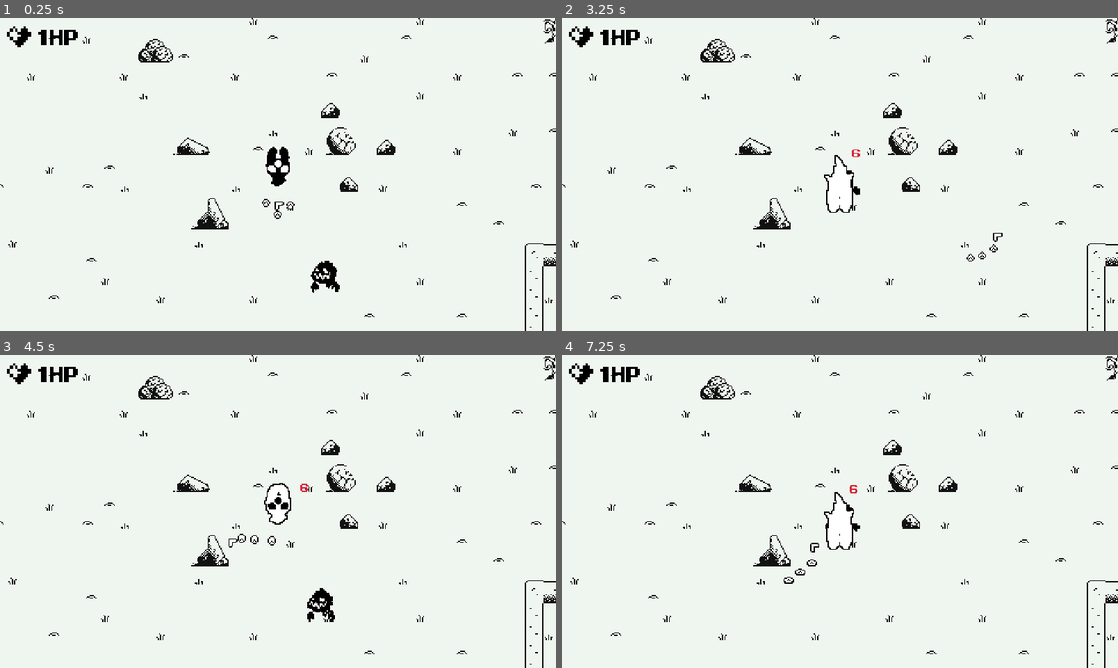
Above: before the commit, frames 1-4 (two rows, left to right).
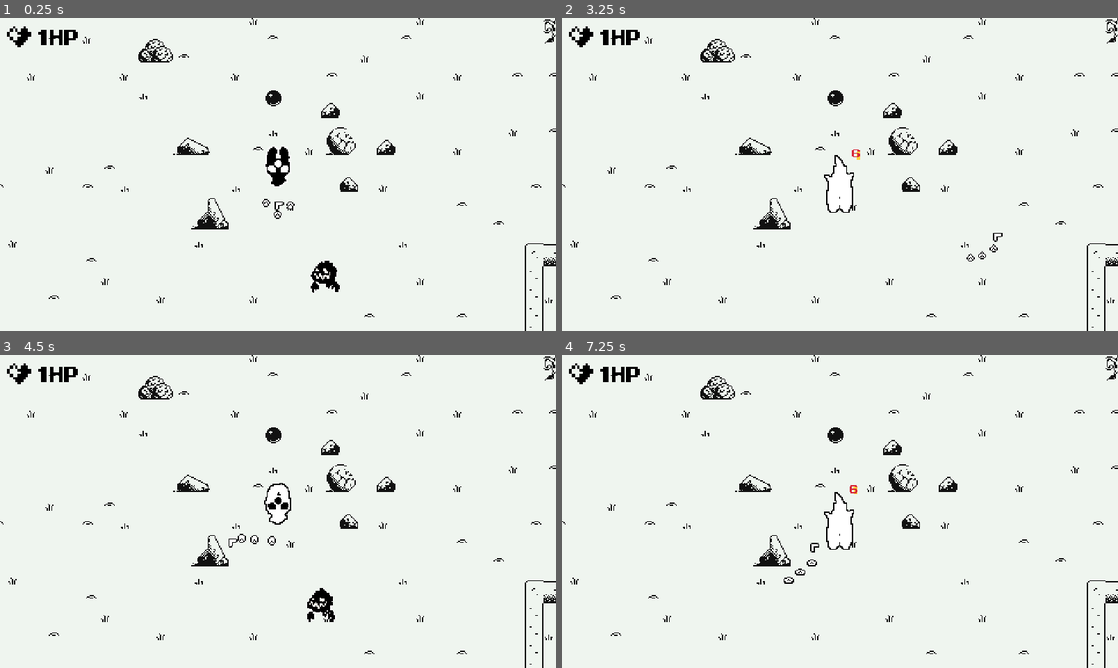
Above: after the commit, the same moments.

Repository: barssbekk/motherBaby
Game: Godot game, scene res://game.tscn
Two runs of this game, one before a commit and one after it. Both use one fixed random seed, a clock stepped at 60 frames per second and the inputs below. The engine's default icon, where the game draws it, is replaced by a stand-in: a white triangle on a blue panel in a dark square.
Inputs:
- Up to frame 1 (0.25 s): no input
- Up to frame 2 (3.25 s): hold Right (arrow_right) 0.53-1.28 s; hold Down (arrow_down) 1.28-2.03 s; hold Right (arrow_right) 2.03-2.78 s; hold Up (arrow_up) from 2.78 s (still down)
- Up to frame 3 (4.5 s): release Up (arrow_up) at 3.53 s; hold Left (arrow_left) from 3.53 s (still down)
- Up to frame 4 (7.25 s): release Left (arrow_left) at 5.03 s; hold Down (arrow_down) 5.03-5.78 s; hold Right (arrow_right) 5.78-6.53 s; hold Up (arrow_up) from 6.53 s (still down)

The runs differ from the first frame. In frame 1, 0.1% of the frame differs, in the area x 47-51%, y 23-29%; in frame 2, 0.2%, in the area x 47-54%, y 23-57%; in frame 3, 0.1%; in frame 4, 0.2%.

Commit message:
+tear power-up

Diff:
--- a/game.tscn
+++ b/game.tscn
@@ -10,6 +10,7 @@
 [ext_resource type="PackedScene" uid="uid://ckggyrcdjdxjm" path="res://scenes/skeletonSpawner.tscn" id="9_om1id"]
 [ext_resource type="PackedScene" uid="uid://cjadqtvekmslw" path="res://scenes/ghostSpawner.tscn" id="10_fsv27"]
 [ext_resource type="PackedScene" uid="uid://dj8lp2gl7j0oo" path="res://scenes/mobSpawner.tscn" id="10_lqen3"]
+[ext_resource type="PackedScene" uid="uid://dgdvyj78shwhr" path="res://scenes/mama_tear_upgrade.tscn" id="11_tid41"]
 
 [sub_resource type="TileSetAtlasSource" id="TileSetAtlasSource_mcu5c"]
 texture = ExtResource("3_cshby")
@@ -339,3 +340,6 @@
 position = Vector2(-116, -56)
 
 [node name="ghostSpawner" parent="." instance=ExtResource("10_fsv27")]
+
+[node name="mamaTearUpgrade" parent="." instance=ExtResource("11_tid41")]
+position = Vector2(55, -117)
--- /dev/null
+++ b/scenes/bullet.gd
@@ -0,0 +1,15 @@
+extends Node2D
+
+func die():
+	queue_free()
+
+
+
+
+
+
+func _ready() -> void:
+	pass
+
+func _process(delta: float) -> void:
+	pass
--- /dev/null
+++ b/scenes/bullet.tscn
@@ -0,0 +1,14 @@
+[gd_scene load_steps=4 format=3 uid="uid://cp872b2a1tvlp"]
+
+[ext_resource type="Script" path="res://scenes/bullet.gd" id="1_kr6di"]
+[ext_resource type="Texture2D" uid="uid://bnek1nseml03" path="res://assets/sprites/Ws.png" id="2_74mum"]
+
+[sub_resource type="AtlasTexture" id="AtlasTexture_ft2j3"]
+atlas = ExtResource("2_74mum")
+region = Rect2(72, 264, 32, 32)
+
+[node name="bullet" type="Node2D"]
+script = ExtResource("1_kr6di")
+
+[node name="Sprite2D" type="Sprite2D" parent="."]
+texture = SubResource("AtlasTexture_ft2j3")
--- /dev/null
+++ b/scenes/mamaTear.tscn
@@ -0,0 +1,38 @@
+[gd_scene load_steps=8 format=3 uid="uid://dhgglryjp020u"]
+
+[ext_resource type="Script" path="res://scenes/bullet.gd" id="1_5uclv"]
+[ext_resource type="PackedScene" uid="uid://24q08luwhx6e" path="res://scenes/damageComponent.tscn" id="2_7jxuf"]
+[ext_resource type="Texture2D" uid="uid://bnek1nseml03" path="res://assets/sprites/Ws.png" id="2_llhig"]
+[ext_resource type="PackedScene" uid="uid://dc4xfsgjukcbm" path="res://scenes/hitboxComponent.tscn" id="4_2krhh"]
+[ext_resource type="PackedScene" uid="uid://bwdbnj13eriax" path="res://scenes/healthComponent.tscn" id="5_52lxr"]
+
+[sub_resource type="AtlasTexture" id="AtlasTexture_ft2j3"]
+atlas = ExtResource("2_llhig")
+region = Rect2(72, 264, 32, 32)
+
+[sub_resource type="CircleShape2D" id="CircleShape2D_e0fo6"]
+radius = 8.0
+
+[node name="mama_tear" type="Node2D"]
+script = ExtResource("1_5uclv")
+
+[node name="DamageComponent" parent="." instance=ExtResource("2_7jxuf")]
+new_attack_damage = 5
+max_attacks = 1
+
+[node name="Sprite2D" type="Sprite2D" parent="."]
+texture = SubResource("AtlasTexture_ft2j3")
+
+[node name="HitboxComponent" parent="." node_paths=PackedStringArray("health_component") instance=ExtResource("4_2krhh")]
+collision_layer = 2
+collision_mask = 4
+health_component = NodePath("../HealthComponent")
+
+[node name="CollisionShape2D" type="CollisionShape2D" parent="HitboxComponent"]
+shape = SubResource("CircleShape2D_e0fo6")
+
+[node name="HealthComponent" parent="." instance=ExtResource("5_52lxr")]
+max_Health = 1
+
+[connection signal="area_entered" from="HitboxComponent" to="DamageComponent" method="_on_hitbox_component_area_entered"]
+[connection signal="area_exited" from="HitboxComponent" to="DamageComponent" method="_on_hitbox_component_area_exited"]
--- /dev/null
+++ b/scenes/mama_tear_upgrade.gd
@@ -0,0 +1,13 @@
+extends Node2D
+
+func die():
+	queue_free()
+
+# Called when the node enters the scene tree for the first time.
+func _ready() -> void:
+	pass # Replace with function body.
+
+
+# Called every frame. 'delta' is the elapsed time since the previous frame.
+func _process(delta: float) -> void:
+	pass
--- /dev/null
+++ b/scenes/mama_tear_upgrade.tscn
@@ -0,0 +1,28 @@
+[gd_scene load_steps=7 format=3 uid="uid://dgdvyj78shwhr"]
+
+[ext_resource type="Script" path="res://scenes/mama_tear_upgrade.gd" id="1_dps5y"]
+[ext_resource type="Texture2D" uid="uid://bnek1nseml03" path="res://assets/sprites/Ws.png" id="1_ivq55"]
+[ext_resource type="PackedScene" uid="uid://dc4xfsgjukcbm" path="res://scenes/hitboxComponent.tscn" id="2_d7qpn"]
+[ext_resource type="PackedScene" uid="uid://bwdbnj13eriax" path="res://scenes/healthComponent.tscn" id="3_6xfmk"]
+
+[sub_resource type="AtlasTexture" id="AtlasTexture_0mgs1"]
+atlas = ExtResource("1_ivq55")
+region = Rect2(72, 264, 32, 32)
+
+[sub_resource type="CircleShape2D" id="CircleShape2D_m06r5"]
+
+[node name="mamaTearUpgrade" type="Node2D"]
+script = ExtResource("1_dps5y")
+
+[node name="Sprite2D" type="Sprite2D" parent="."]
+texture = SubResource("AtlasTexture_0mgs1")
+
+[node name="HitboxComponent" parent="." node_paths=PackedStringArray("health_component") instance=ExtResource("2_d7qpn")]
+collision_layer = 8
+health_component = NodePath("../HealthComponent")
+
+[node name="CollisionShape2D" type="CollisionShape2D" parent="HitboxComponent"]
+shape = SubResource("CircleShape2D_m06r5")
+
+[node name="HealthComponent" parent="." instance=ExtResource("3_6xfmk")]
+max_Health = 1
--- a/scenes/player.tscn
+++ b/scenes/player.tscn
@@ -7,6 +7,7 @@
 [ext_resource type="Texture2D" uid="uid://d4ea5agow1vd0" path="res://assets/sprites/MotherRunAnims.png" id="3_26h0w"]
 [ext_resource type="PackedScene" uid="uid://dc4xfsgjukcbm" path="res://scenes/hitboxComponent.tscn" id="6_devl0"]
 [ext_resource type="PackedScene" uid="uid://bwdbnj13eriax" path="res://scenes/healthComponent.tscn" id="7_3xmlx"]
+[ext_resource type="PackedScene" uid="uid://24q08luwhx6e" path="res://scenes/damageComponent.tscn" id="8_fpj6l"]
 
 [sub_resource type="AtlasTexture" id="AtlasTexture_83wq4"]
 atlas = ExtResource("2_4keos")
@@ -429,7 +430,7 @@
 max_Health = 1
 
 [node name="HitboxComponent" parent="." node_paths=PackedStringArray("health_component") instance=ExtResource("6_devl0")]
-collision_mask = 5
+collision_mask = 13
 health_component = NodePath("../HealthComponent")
 
 [node name="CollisionShape2D" type="CollisionShape2D" parent="HitboxComponent"]
@@ -440,4 +441,14 @@
 wait_time = 5.0
 autostart = true
 
+[node name="mamaTearTimer" type="Timer" parent="."]
+wait_time = 5.0
+
+[node name="DamageComponent" parent="." instance=ExtResource("8_fpj6l")]
+new_attack_damage = 1
+
+[connection signal="area_entered" from="HitboxComponent" to="." method="mama_tear_upgrade_pickup"]
+[connection signal="area_entered" from="HitboxComponent" to="DamageComponent" method="_on_hitbox_component_area_entered"]
+[connection signal="area_exited" from="HitboxComponent" to="DamageComponent" method="_on_hitbox_component_area_exited"]
 [connection signal="timeout" from="birthBabyTimer" to="." method="birth_baby"]
+[connection signal="timeout" from="mamaTearTimer" to="." method="mama_tear_upgrade"]
--- a/scripts/health_component.gd
+++ b/scripts/health_component.gd
@@ -8,7 +8,8 @@
 func damage(attack: Attack):
 	var is_critical := false
 	current_Health -= attack.attack_damage
-	DamageNumbers.display_number(attack.attack_damage, self.global_position, is_critical) #Calls dmg popup func in DamageNumbers singleton
+	if get_parent().name != "mamaTearUpgrade":
+		DamageNumbers.display_number(attack.attack_damage, self.global_position, is_critical) #Calls dmg popup func in DamageNumbers singleton
 	#print(get_parent().name + " was hit!")
 	if current_Health <= 0:
 		if get_parent().has_method("die"):
--- a/scripts/playerMovement.gd
+++ b/scripts/playerMovement.gd
@@ -4,10 +4,13 @@
 var character_direction: Vector2
 var is_born = false  # For birth animation
 var baby_scene = preload("res://scenes/baby2.tscn")
+var mama_tear_scene = preload("res://scenes/mamaTear.tscn")
+@onready var mama_tear_timer = $mamaTearTimer
 
 func _ready() -> void:
 	$AnimatedSprite2D.play("birth")  # Start birth animation
 	$AnimatedSprite2D.connect("animation_finished", Callable(self, "_on_animation_finished"))
+
 
 func _physics_process(delta: float) -> void:
 	if not is_born:
@@ -70,3 +73,17 @@
 	add_child(babyinstance)
 	babyinstance.top_level = true
 	babyinstance.position = spawn_position
+
+
+func mama_tear_upgrade():
+	var tearinstance = mama_tear_scene.instantiate()
+	var spawn_position := self.position
+	add_child(tearinstance)
+	tearinstance.top_level = true
+	tearinstance.position = spawn_position
+
+
+func mama_tear_upgrade_pickup(area):
+	if area.get_parent().name == "mamaTearUpgrade":
+		mama_tear_timer.start()
+		print("MAMA TEAR UPGRADE GOT")
--- /dev/null
+++ b/tearshader.tres
@@ -0,0 +1,11 @@
+[gd_resource type="VisualShader" format=3 uid="uid://bu5u2c4og0jmn"]
+
+[resource]
+code = "shader_type canvas_item;
+render_mode blend_mix;
+
+
+
+"
+mode = 1
+flags/light_only = false
Not shown: 1 places in game.tscn that only renumber resources
Not shown: 1 places in scenes/player.tscn that only renumber resources
